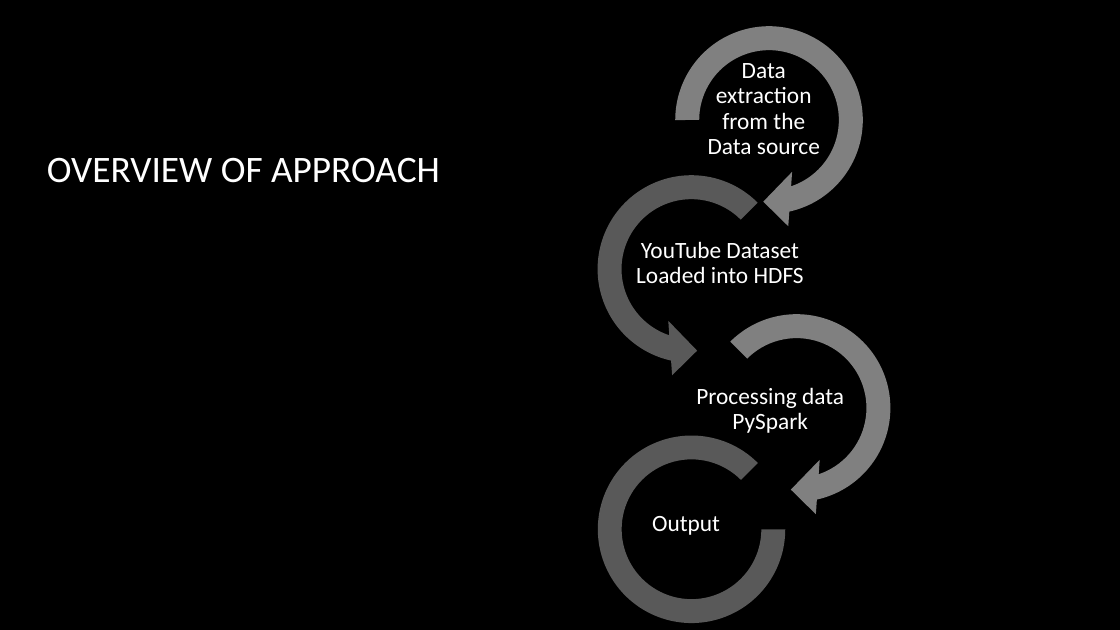
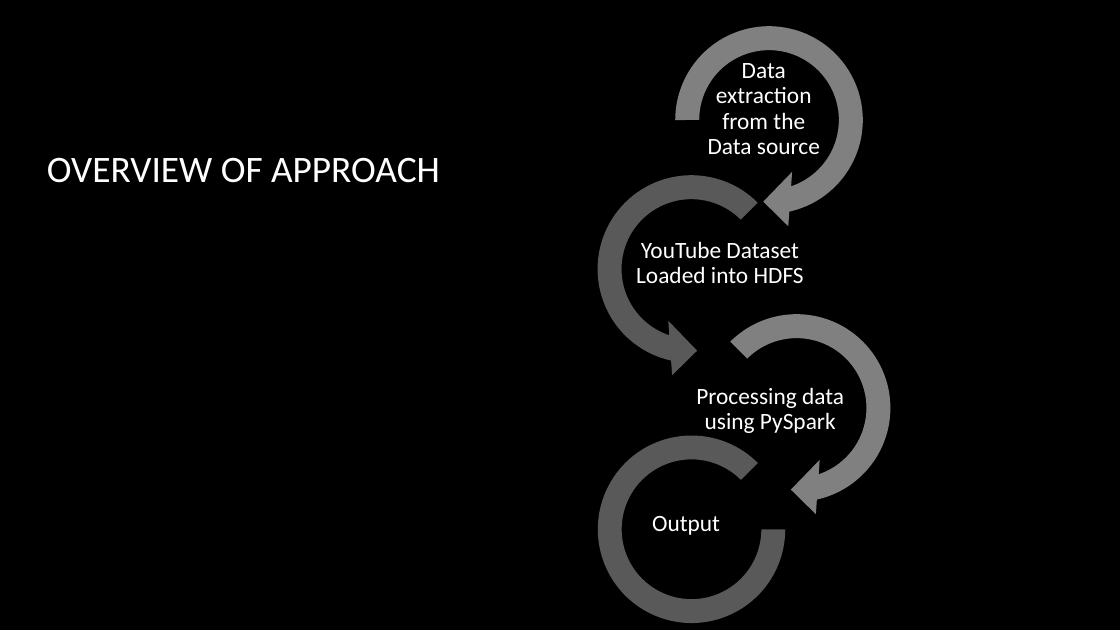
Before and after one commit to EvanGrill/CS436_Big_Data_Systems, a slide deck: slide 6 of doc/Bigdataproposal.pptx (slide 7 before the commit). Drawn at 1120x630 pixels with LibreOffice and Linux fonts; fonts in the diff are those of the drawing; background and template pictures are left out. Boxes give left, top, right and bottom in pixels: in the first picture for what was removed or moved away, otherwise in the second. Text is boxed around its words. In the diff, an @@ line names an element or a change of style, - is before the commit and + after.

```diff
--- a/doc/Bigdataproposal.pptx
+++ b/doc/Bigdataproposal.pptx
@@ text at [696, 387, 844, 433]: text changed @@
-Processing data PySpark
+Processing data using PySpark
```
Also in this commit, not shown: 5 other slides changed, 1 slide added, 2 slides removed, 1 other file.
